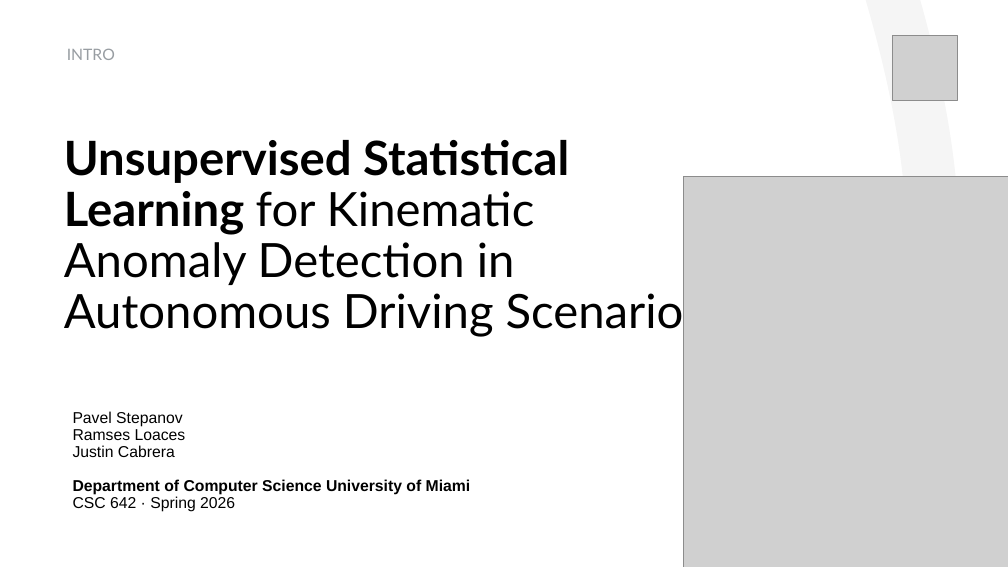
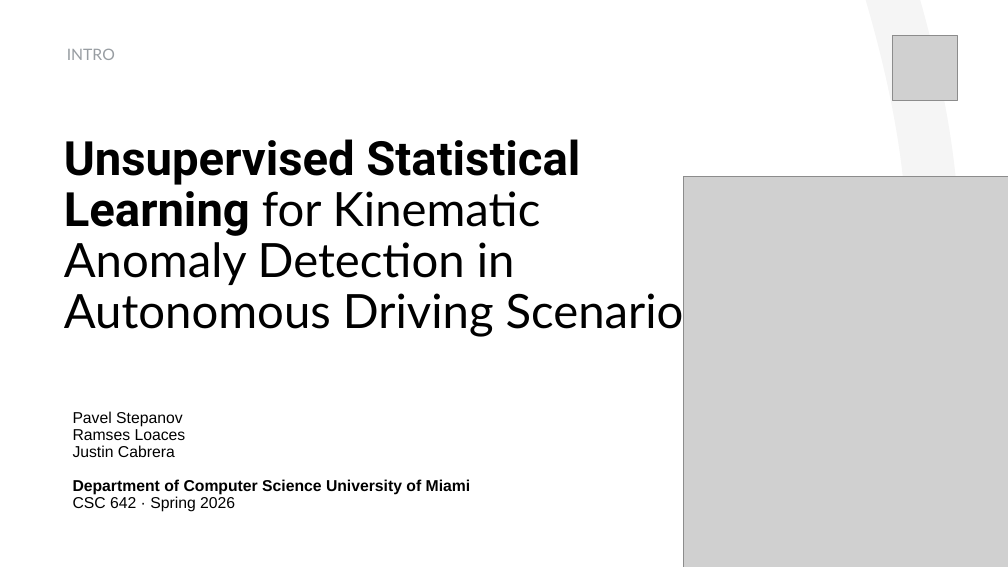
Before and after one commit to pstepanovum/womd-unsupervised-anomaly-detection, a slide deck: slide 1 of docs/presentation/Unsupervised Statistical Learning for Kinematic Anomaly Detection in Autonomous Driving Scenarios.pptx. Drawn at 1008x567 pixels with LibreOffice and Linux fonts; fonts in the diff are those of the drawing; grey boxes stand for pictures. Boxes give left, top, right and bottom in pixels: in the first picture for what was removed or moved away, otherwise in the second. Text is boxed around its words. In the diff, an @@ line names an element or a change of style, - is before the commit and + after.

```diff
--- a/docs/presentation/Unsupervised Statistical Learning for Kinematic Anomaly Detection in Autonomous Driving Scenarios.pptx
+++ b/docs/presentation/Unsupervised Statistical Learning for Kinematic Anomaly Detection in Autonomous Driving Scenarios.pptx
@@ title "Unsupervised Statistical Learning for Kinematic ..." at box(64, 139, 704, 338): font Lato to Roboto in "Unsupervised Statistical Learning" @@
```
Also in this commit, not shown: 1 other slide changed, 2 slides added, 1 slide removed.
